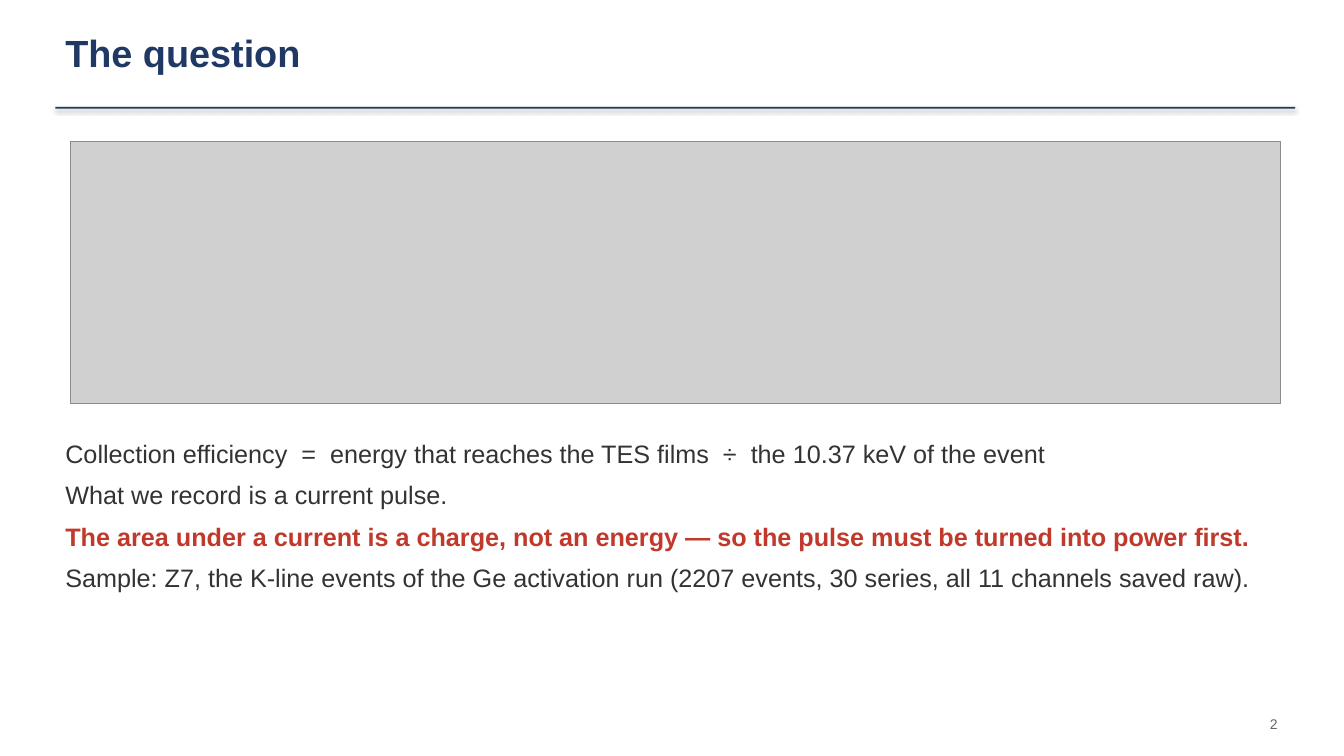
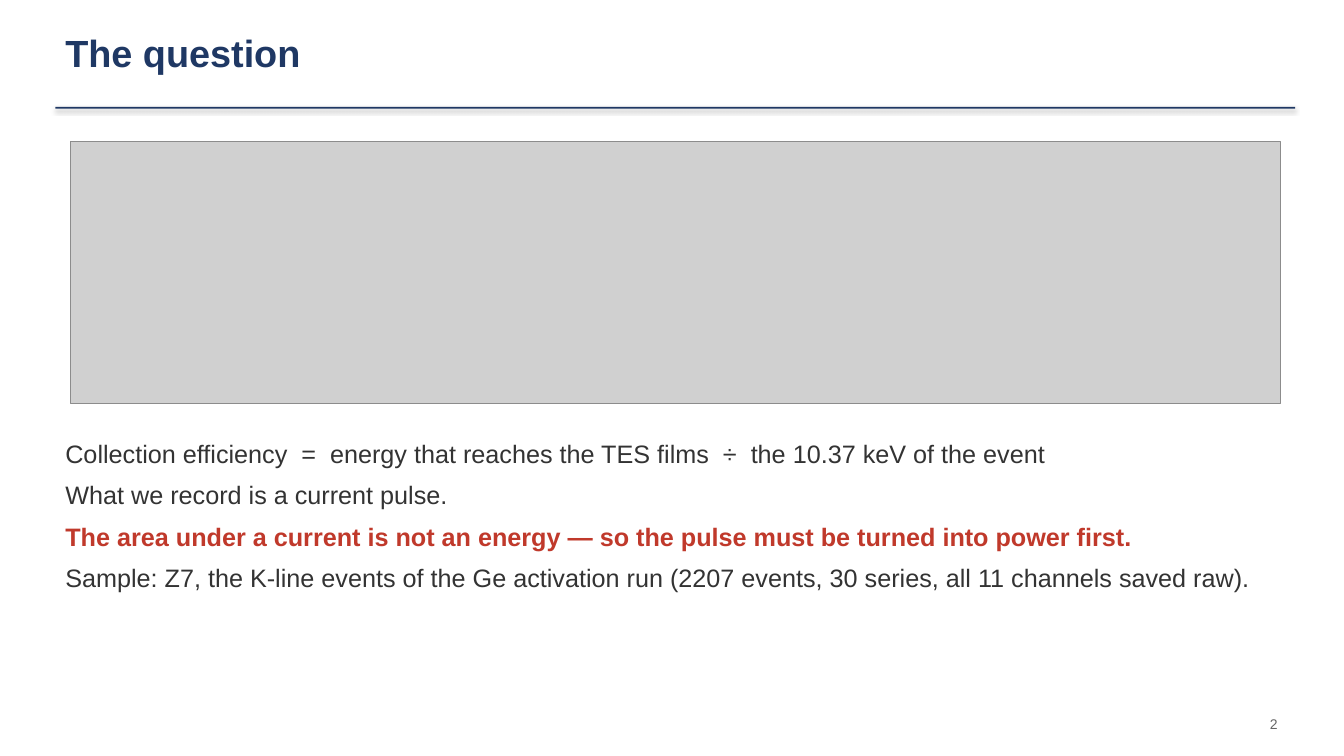
Before and after one commit to ZhihengLi0/urop, a slide deck: slide 2 of snolab/collection_efficiency/presentation/SNOLAB_R4_collection_efficiency_20260910.pptx. Drawn at 1344x756 pixels with LibreOffice and Linux fonts; fonts in the diff are those of the drawing; grey boxes stand for pictures. Boxes give left, top, right and bottom in pixels: in the first picture for what was removed or moved away, otherwise in the second. Text is boxed around its words. In the diff, an @@ line names an element or a change of style, - is before the commit and + after.

```diff
--- a/snolab/collection_efficiency/presentation/SNOLAB_R4_collection_efficiency_20260910.pptx
+++ b/snolab/collection_efficiency/presentation/SNOLAB_R4_collection_efficiency_20260910.pptx
@@ text at (x1=65, y1=527, x2=1132, y2=552): text changed @@
-The area under a current is a charge, not an energy — so the pulse must be turned into power first.
+The area under a current is not an energy — so the pulse must be turned into power first.
```
Also in this commit, not shown: 1 other slide changed, 5 other files.
